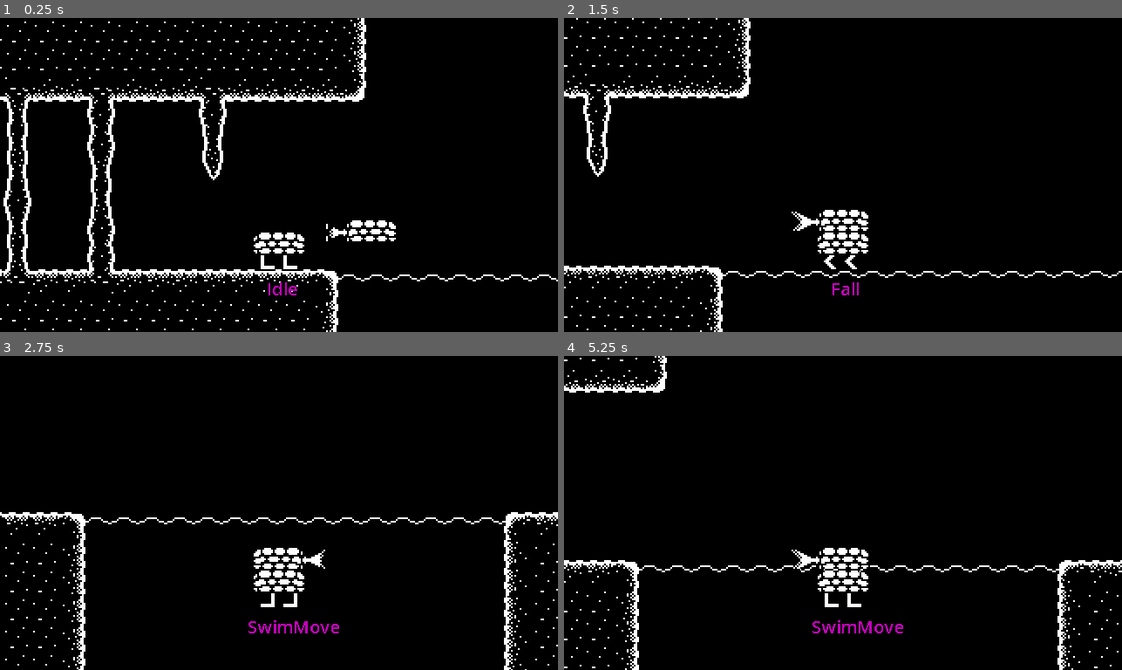
Above: before the commit, frames 1-4 (two rows, left to right).
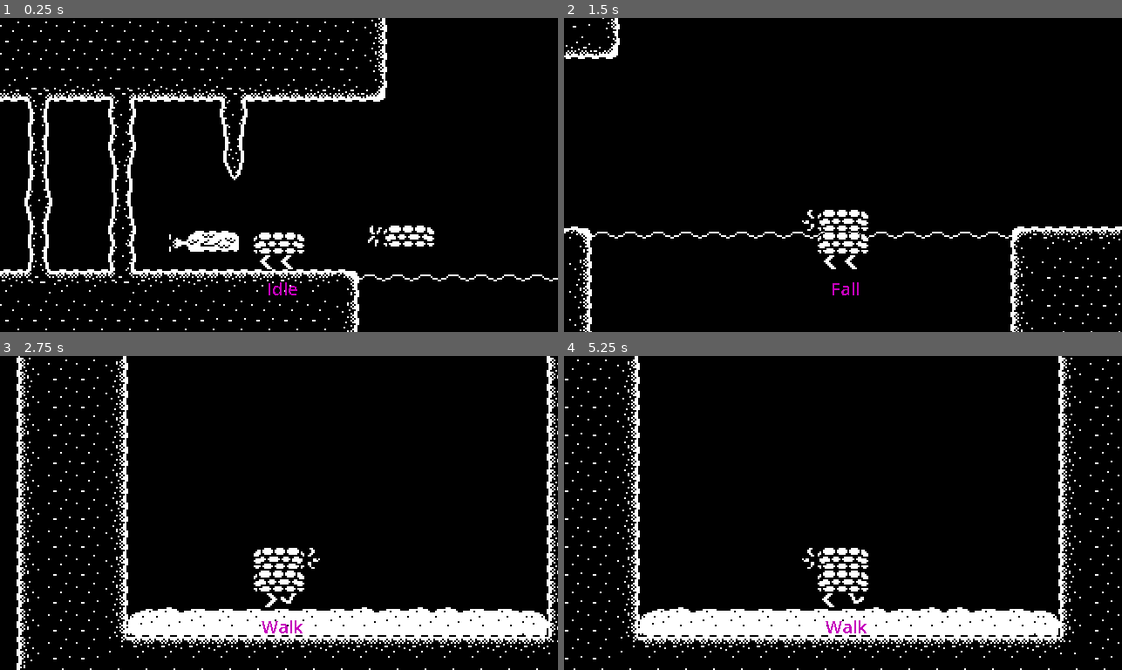
Above: after the commit, the same moments.

Repository: EricElMagenta/TowerSquared
Game: Godot game, scene res://world/sea_tower/sea_tower_1.tscn
Two runs of this game, one before a commit and one after it. Both use one fixed random seed, a clock stepped at 60 frames per second and the inputs below.
Inputs (mouse positions are in pixels of both pictures, inside the frame that each line leads up to):
- Up to frame 1 (0.25 s): no input
- Up to frame 2 (1.5 s): move the mouse to (965, 159) at 0.52 s; hold D (right) from 0.53 s (still down); tap F (action) at 0.6, 1.35 s; tap Space (jump) at 0.77, 1.07 s; move the mouse to (731, 190) at 1.27 s
- Up to frame 3 (2.75 s): tap Space (jump) at 1.52, 1.82 s; move the mouse to (334, 443) at 2.02 s; release D (right) at 2.03 s; hold A (left) from 2.03 s (still down); hold Tab (change_language) from 2.03 s (still down); tap F (action) at 2.3 s
- Up to frame 4 (5.25 s): move the mouse to (815, 575) at 2.77 s; release A (left) at 2.78 s; release Tab (change_language) at 2.78 s; hold D (right) 2.78-4.28 s; click (815, 575) at 2.85 s; tap Space (jump) at 3.02, 3.32, 3.77, 4.07, 4.52, 4.82 s; tap F (action) at 3.05, 3.8, 4.35, 5.1 s; move the mouse to (1010, 560) at 3.52 s; right-click (1010, 560) at 3.6 s; move the mouse to (675, 465) at 4.27 s; hold A (left) 4.28-5.03 s; move the mouse to (870, 513) at 5.02 s; hold D (right) from 5.03 s (still down)

The runs differ from the first frame. In frame 1, 8.9% of the frame differs, in the area x 0-100%, y 0-100%; in frame 2, 4.4%; in frame 3, 12%; in frame 4, 11%.

Commit message:
Agregado el piso con hélice para la propulsión en el agua. Agregada barra para ver cuánto se carga. Cambiados los sprites del piso pez

Diff:
--- a/entities/player/floors/player_propeller_floor.gd
+++ b/entities/player/floors/player_propeller_floor.gd
@@ -2,8 +2,26 @@
 
 func _ready():
 	player.change_direction.connect(change_direction)
+	player.charge_propeller.connect(activate_propeller)
+	player.release_propeller.connect(release_propeller)
 
 func change_direction():
 	if scale.x != player.dir:
 		position.x -= 9 * player.dir
 		scale.x = player.dir
+
+func release_propeller():
+	$AnimatedSprite2D.play("idle")
+	player.remote_transform_2d.set_update_position(true)
+
+# ACTIVA EL PROPULSOR (MIENTRAS MÁS SE CARGA, MÁS RÁPIDO AL SOLTAR)
+func activate_propeller() -> void:
+	var charge_bar = get_tree().get_first_node_in_group("charge_bar")
+	charge_bar.fill_charge_bar(player.player_data.impulse / 10)
+
+	player.remote_transform_2d.set_update_position(false)
+	$AnimatedSprite2D.play("charge")
+	player.charge_shake()
+	player.velocity.y = 0
+	player.player_data.impulse += (20 * player.dir)
+	player.player_data.impulse = clamp(player.player_data.impulse, -player.player_data.max_propeller_impulse, player.player_data.max_propeller_impulse)
--- a/entities/player/floors/player_propeller_floor.tscn
+++ b/entities/player/floors/player_propeller_floor.tscn
@@ -1,7 +1,20 @@
-[gd_scene load_steps=6 format=3 uid="uid://cr5q2lse4485l"]
+[gd_scene load_steps=10 format=3 uid="uid://cr5q2lse4485l"]
 
 [ext_resource type="Script" path="res://entities/player/floors/player_propeller_floor.gd" id="1_wwdkj"]
+[ext_resource type="Texture2D" uid="uid://bccqrewr2p52j" path="res://assets/player/propeller_floor-Sheet.png" id="2_dfffj"]
 [ext_resource type="Texture2D" uid="uid://dtqutiuvupiu6" path="res://assets/power-ups/propeller_floor.png" id="2_yooy6"]
+
+[sub_resource type="AtlasTexture" id="AtlasTexture_y01ox"]
+atlas = ExtResource("2_dfffj")
+region = Rect2(0, 0, 40, 14)
+
+[sub_resource type="AtlasTexture" id="AtlasTexture_hv8rn"]
+atlas = ExtResource("2_dfffj")
+region = Rect2(40, 0, 40, 14)
+
+[sub_resource type="AtlasTexture" id="AtlasTexture_okq2b"]
+atlas = ExtResource("2_dfffj")
+region = Rect2(80, 0, 40, 14)
 
 [sub_resource type="AtlasTexture" id="AtlasTexture_llmn1"]
 atlas = ExtResource("2_yooy6")
@@ -9,6 +22,20 @@
 
 [sub_resource type="SpriteFrames" id="SpriteFrames_481ot"]
 animations = [{
+"frames": [{
+"duration": 1.0,
+"texture": SubResource("AtlasTexture_y01ox")
+}, {
+"duration": 1.0,
+"texture": SubResource("AtlasTexture_hv8rn")
+}, {
+"duration": 1.0,
+"texture": SubResource("AtlasTexture_okq2b")
+}],
+"loop": true,
+"name": &"charge",
+"speed": 24.0
+}, {
 "frames": [{
 "duration": 1.0,
 "texture": SubResource("AtlasTexture_llmn1")
@@ -28,7 +55,9 @@
 
 [node name="AnimatedSprite2D" type="AnimatedSprite2D" parent="."]
 sprite_frames = SubResource("SpriteFrames_481ot")
-animation = &"idle"
+animation = &"charge"
+frame = 2
+frame_progress = 0.327975
 
 [node name="CollisionShape2D" type="CollisionShape2D" parent="."]
 position = Vector2(5, 0)
--- a/entities/player/player.gd
+++ b/entities/player/player.gd
@@ -5,6 +5,8 @@
 signal health_changed
 signal change_direction
 signal shoot_fireball
+signal charge_propeller
+signal release_propeller
 signal flapping
 signal action
 signal stop_action
@@ -22,6 +24,9 @@
 @onready var immunity_timer = $ImmunityTimer
 @onready var dialogue_area = $DialogueArea
 @onready var talk_prompt = $TalkPrompt
+@onready var remote_transform_2d = $RemoteTransform2D
+
+@onready var charge_bar = load("res://ui/floor_related/propeller_charge_bar.tscn")
 
 
 # VARIABLES DEL JUGADOR (POWER UP Y WEÁS)
@@ -32,6 +37,7 @@
 var has_mouth = false
 var has_arms = false
 var can_swim = false
+var has_propeller = false
 var dir = 1
 var damage_blink = false
 var knockback = Vector2.ZERO
@@ -75,7 +81,7 @@
 	if not is_on_floor(): velocity.y += player_data.gravity * delta
 
 	input_vector = get_direction()
-	velocity = Vector2(input_vector[0] * player_data.move_speed, velocity.y)
+	velocity = Vector2(input_vector[0] * player_data.move_speed + player_data.impulse, velocity.y)
 	move_and_slide()
 	return input_vector
 
@@ -118,6 +124,7 @@
 	if new_floor_type.to_lower() == "player_mouth_floor": has_mouth = true
 	if new_floor_type.to_lower() == "player_arm_floor": has_arms = true
 	if new_floor_type.to_lower() == "player_fish_floor": can_swim = true
+	if new_floor_type.to_lower() == "player_propeller_floor": has_propeller = true
 
 # GESTIONA LAS ANIMACIONES DEL JUGADOR
 func player_animations(current_animation:String) -> void:
@@ -158,6 +165,11 @@
 	await get_tree().create_timer(1).timeout
 	GameManager.restart_scene()
 
+
+func handle_earth_impulse() -> void:
+	if is_on_floor(): player_data.impulse -= player_data.friction * sign(player_data.impulse)
+	if player_data.impulse > -100 && player_data.impulse < 100: player_data.impulse = 0
+
 ##################################### NADAR ###############################
 # VELOCIDAD DE NADO
 func move_in_water(delta) -> Vector2:
@@ -165,7 +177,7 @@
 	input_vector = get_direction()
 
 	# Cambiar velocidad de nado según cantidad de colas y si se mantienen oprimidas las flechas de arriba o abajo
-	velocity = Vector2(input_vector[0] * player_data.swim_speed * floor_manager.floor_count_data.fish_floor_count,
+	velocity = Vector2(input_vector[0] * player_data.swim_speed * floor_manager.floor_count_data.fish_floor_count + player_data.impulse,
 	min(velocity.y, player_data.sink_speed))
 
 	move_and_slide()
@@ -176,6 +188,20 @@
 
 func swim_up() -> void:
 	velocity.y = player_data.swim_up_force
+
+func charge_shake() -> void:
+	position.y += 1.5
+	await get_tree().create_timer(0.01).timeout
+	position.y -= 1.5
+
+func show_charge_bar():
+	var charge_bar_instance = charge_bar.instantiate()
+	charge_bar_instance.position += Vector2(-40 * dir,-25)
+	add_child(charge_bar_instance)
+
+func delete_charge_bar():
+	var charge_bar_to_delete = get_tree().get_first_node_in_group("charge_bar")
+	charge_bar_to_delete.delete_charge_bar()
 
 #func move_in_water() -> Vector2:
 	#input_vector = get_direction()
--- a/entities/player/player.tscn
+++ b/entities/player/player.tscn
@@ -22,6 +22,8 @@
 [ext_resource type="PackedScene" uid="uid://cg73ce71qhivk" path="res://ui/text_box/talk_prompt.tscn" id="18_r1dyh"]
 [ext_resource type="Script" path="res://states/swim_idle.gd" id="19_207n2"]
 [ext_resource type="Script" path="res://states/swim_move.gd" id="21_3b456"]
+[ext_resource type="Script" path="res://states/charge.gd" id="21_wwp7e"]
+[ext_resource type="Script" path="res://states/charge_release.gd" id="22_oj400"]
 [ext_resource type="Resource" uid="uid://bd8yj7m2reygk" path="res://entities/player/player_resources/floor_count_data.tres" id="23_c7rcm"]
 
 [sub_resource type="AtlasTexture" id="AtlasTexture_j21rn"]
@@ -173,6 +175,12 @@
 [node name="SwimMove" type="Node" parent="StateMachine"]
 script = ExtResource("21_3b456")
 
+[node name="Charge" type="Node" parent="StateMachine"]
+script = ExtResource("21_wwp7e")
+
+[node name="ChargeRelease" type="Node" parent="StateMachine"]
+script = ExtResource("22_oj400")
+
 [node name="FloorManager" type="Node2D" parent="."]
 script = ExtResource("9_ns01a")
 floor_count_data = ExtResource("23_c7rcm")
--- a/entities/player/player_resources/player_data.gd
+++ b/entities/player/player_resources/player_data.gd
@@ -7,7 +7,7 @@
 @export var air_jump_force = -300
 @export var gravity = 980
 @export var accel = 100
-@export var friction = 100
+@export var friction = 10
 @export var arm_strength = 0
 @export var push_force = 100
 @export var knockback_force = Vector2(40, -300)
@@ -20,3 +20,5 @@
 @export var sink_speed = 80
 @export var fall_in_water_down_hold = 500
 @export var swim_up_force = -80.0
+@export var impulse = 0
+@export var max_propeller_impulse = 1000
--- a/entities/power-up/floor_propeller_item.gd
+++ b/entities/power-up/floor_propeller_item.gd
@@ -4,6 +4,8 @@
 
 var floor_type = "player_propeller_floor"
 
+func _ready():
+	$AnimatedSprite2D.play("charge")
 
 func _on_body_entered(body):
 	if body is Player:
--- a/entities/power-up/floor_propeller_item.tscn
+++ b/entities/power-up/floor_propeller_item.tscn
@@ -1,7 +1,20 @@
-[gd_scene load_steps=6 format=3 uid="uid://dwlel8jemp12v"]
+[gd_scene load_steps=10 format=3 uid="uid://dwlel8jemp12v"]
 
 [ext_resource type="Script" path="res://entities/power-up/floor_propeller_item.gd" id="1_2m3bu"]
 [ext_resource type="Texture2D" uid="uid://dtqutiuvupiu6" path="res://assets/power-ups/propeller_floor.png" id="2_esv7v"]
+[ext_resource type="Texture2D" uid="uid://bccqrewr2p52j" path="res://assets/player/propeller_floor-Sheet.png" id="2_ka6s3"]
+
+[sub_resource type="AtlasTexture" id="AtlasTexture_rqtjh"]
+atlas = ExtResource("2_ka6s3")
+region = Rect2(0, 0, 40, 14)
+
+[sub_resource type="AtlasTexture" id="AtlasTexture_457lb"]
+atlas = ExtResource("2_ka6s3")
+region = Rect2(40, 0, 40, 14)
+
+[sub_resource type="AtlasTexture" id="AtlasTexture_gp8pn"]
+atlas = ExtResource("2_ka6s3")
+region = Rect2(80, 0, 40, 14)
 
 [sub_resource type="AtlasTexture" id="AtlasTexture_djg5k"]
 atlas = ExtResource("2_esv7v")
@@ -9,6 +22,20 @@
 
 [sub_resource type="SpriteFrames" id="SpriteFrames_eogsr"]
 animations = [{
+"frames": [{
+"duration": 1.0,
+"texture": SubResource("AtlasTexture_rqtjh")
+}, {
+"duration": 1.0,
+"texture": SubResource("AtlasTexture_457lb")
+}, {
+"duration": 1.0,
+"texture": SubResource("AtlasTexture_gp8pn")
+}],
+"loop": true,
+"name": &"charge",
+"speed": 24.0
+}, {
 "frames": [{
 "duration": 1.0,
 "texture": SubResource("AtlasTexture_djg5k")
@@ -28,7 +55,8 @@
 
 [node name="AnimatedSprite2D" type="AnimatedSprite2D" parent="."]
 sprite_frames = SubResource("SpriteFrames_eogsr")
-animation = &"idle"
+animation = &"charge"
+frame_progress = 0.717307
 
 [node name="CollisionShape2D" type="CollisionShape2D" parent="."]
 position = Vector2(3.5, 0)
--- /dev/null
+++ b/states/charge.gd
@@ -0,0 +1,17 @@
+extends State
+class_name Charge
+
+func Enter():
+	parent.player_data.impulse = 0
+	parent.show_charge_bar()
+
+func Physics_Update(delta:float):
+	parent.charge_propeller.emit()
+
+	parent.player_animations("Fall")
+
+	if Input.is_action_just_released(parent.actions.action): state_transition.emit(self, "SwimIdle")
+
+func Exit():
+	parent.release_propeller.emit()
+	parent.delete_charge_bar()
--- /dev/null
+++ b/states/charge_release.gd
@@ -0,0 +1,21 @@
+extends State
+class_name ChargeRelease
+
+func Enter():
+	pass
+	#parent.player_data.impulse = 0
+
+func Physics_Update(delta:float):
+	parent.player_animations("Fall")
+	parent.player_data.impulse -= 10 * sign(parent.player_data.impulse)
+
+
+
+	# MOVERSE EN EL AGUA
+	var direction = parent.move_in_water(delta)
+
+	if parent.player_data.impulse > -700 && parent.player_data.impulse < 700:
+		state_transition.emit(self, "SwimIdle")
+
+func Exit():
+	pass
--- a/states/idle.gd
+++ b/states/idle.gd
@@ -22,6 +22,9 @@
 
 	# Cambio de estado al empezar a caer
 	if parent.velocity.y > 0: state_transition.emit(self, "Fall")
+
+	# DISMINUYE EL IMPULSO EN TIERRA
+	parent.handle_earth_impulse()
 
 	###################### HABILIDADES ################################
 	# SWAP DE PISOS
--- a/states/swim_idle.gd
+++ b/states/swim_idle.gd
@@ -5,6 +5,11 @@
 	pass
 
 func Physics_Update(delta:float):
+
+	# DISMINUYE EL IMPULSO EN EL AGUA
+	if parent.is_on_wall(): parent.player_data.impulse = 0
+	parent.player_data.impulse -= 10 * sign(parent.player_data.impulse)
+
 	parent.player_animations("Fall")
 
 	# MOVERSE EN EL AGUA
@@ -25,5 +30,8 @@
 	if Input.is_action_just_pressed(parent.actions.swap_up): parent.swap_floors("up")
 	if Input.is_action_just_pressed(parent.actions.swap_down): parent.swap_floors("down")
 
+	# CARGAR PROPULSOR
+	if Input.is_action_pressed(parent.actions.action) && parent.has_propeller: state_transition.emit(self, "Charge")
+
 func Exit():
 	pass
--- a/states/swim_move.gd
+++ b/states/swim_move.gd
@@ -5,6 +5,11 @@
 	pass
 
 func Physics_Update(delta:float):
+
+	# DISMINUYE EL IMPULSO EN EL AGUA
+	if parent.is_on_wall(): parent.player_data.impulse = 0
+	parent.player_data.impulse -= 10 * sign(parent.player_data.impulse)
+
 	parent.player_animations("swim")
 
 	# MOVERSE EN EL AGUA
@@ -25,6 +30,9 @@
 	if Input.is_action_just_pressed(parent.actions.swap_up): parent.swap_floors("up")
 	if Input.is_action_just_pressed(parent.actions.swap_down): parent.swap_floors("down")
 
+	# CARGAR PROPULSOR
+	if Input.is_action_pressed(parent.actions.action) && parent.has_propeller: state_transition.emit(self, "Charge")
+
 
 func Exit():
 	pass
--- a/states/walk.gd
+++ b/states/walk.gd
@@ -22,6 +22,9 @@
 
 	# Cambio de estado al empezar a caer
 	if parent.velocity.y > 0: state_transition.emit(self, "Fall")
+
+	# DISMINUYE EL IMPULSO EN TIERRA
+	parent.handle_earth_impulse()
 
 	###################### HABILIDADES ################################
 	# SWAP DE PISOS
--- /dev/null
+++ b/ui/floor_related/propeller_charge_bar.gd
@@ -0,0 +1,7 @@
+extends Node2D
+
+func fill_charge_bar(progress:int):
+	$PropellerChargeBar.value = abs(progress)
+
+func delete_charge_bar():
+	queue_free()
--- /dev/null
+++ b/ui/floor_related/propeller_charge_bar.tscn
@@ -0,0 +1,26 @@
+[gd_scene load_steps=5 format=3 uid="uid://ct6kpwdwov4ir"]
+
+[ext_resource type="Texture2D" uid="uid://p6skgcx2qaym" path="res://assets/UI/propeller_charge_bar.png" id="1_c47fi"]
+[ext_resource type="Texture2D" uid="uid://dni5hvab0gt2j" path="res://assets/UI/propeller_charge_bar_empty.png" id="1_matme"]
+[ext_resource type="Script" path="res://ui/floor_related/propeller_charge_bar.gd" id="1_v70qb"]
+[ext_resource type="Texture2D" uid="uid://b5v02ys3tt7hb" path="res://assets/UI/propeller_charge_bar_full.png" id="2_wrnc6"]
+
+[node name="PropellerChargeBar" type="Node2D" groups=["charge_bar"]]
+process_mode = 1
+script = ExtResource("1_v70qb")
+metadata/_edit_group_ = true
+
+[node name="Sprite2D" type="Sprite2D" parent="."]
+position = Vector2(0.499999, 0.500001)
+scale = Vector2(1, 1)
+texture = ExtResource("1_c47fi")
+
+[node name="PropellerChargeBar" type="TextureProgressBar" parent="."]
+offset_left = -2.0
+offset_top = -13.0
+offset_right = 3.0
+offset_bottom = 15.0
+value = 12.0
+fill_mode = 3
+texture_under = ExtResource("1_matme")
+texture_progress = ExtResource("2_wrnc6")
--- a/world/sea_tower/sea_tower_1.tscn
+++ b/world/sea_tower/sea_tower_1.tscn
@@ -6,10 +6,11 @@
 [ext_resource type="PackedScene" uid="uid://2av4vqqnrrpg" path="res://world/sea_tower/sea_tower_tilemap_foreground.tscn" id="4_jebys"]
 [ext_resource type="PackedScene" uid="uid://d2y32x8qrwrp8" path="res://entities/power-up/floor_normal_item.tscn" id="4_vlry3"]
 [ext_resource type="PackedScene" uid="uid://di5fmk4ynuowm" path="res://world/misc/water_area.tscn" id="5_l5rxf"]
+[ext_resource type="PackedScene" uid="uid://dwlel8jemp12v" path="res://entities/power-up/floor_propeller_item.tscn" id="7_vxopx"]
 [ext_resource type="PackedScene" uid="uid://cbsdbbg6qtqms" path="res://entities/power-up/floor_fish_item.tscn" id="10_yhucb"]
 
 [sub_resource type="RectangleShape2D" id="RectangleShape2D_xx2ri"]
-size = Vector2(253, 247)
+size = Vector2(257, 331)
 
 [node name="SeaTower1" type="Node2D"]
 position = Vector2(1, 0)
@@ -22,7 +23,7 @@
 tile_map_data = PackedByteArray("AAAHAAUAAgACAAYAAAAHAAQAAgAAAAkAAAAHAAMAAgACAAYAAAAHAAIAAgACAAUAAAAGAAUAAgABAAYAAAAGAA …(5760 unchanged characters)…
 
 [node name="Player" parent="." instance=ExtResource("3_awqpp")]
-position = Vector2(94, 3)
+position = Vector2(82, -4)
 metadata/_edit_group_ = true
 
 [node name="RemoteTransform2D" type="RemoteTransform2D" parent="Player"]
@@ -31,19 +32,22 @@
 [node name="FloorNormalItem" parent="Player" instance=ExtResource("4_vlry3")]
 
 [node name="Camera2D" type="Camera2D" parent="."]
-position = Vector2(94, 3)
+position = Vector2(82, -4)
 offset = Vector2(0, -50)
 
 [node name="TileMapLayerForeground" parent="." instance=ExtResource("4_jebys")]
 tile_map_data = PackedByteArray("AAD8/wEAAgACAAIAAAD8/wAAAgACAAIAAAD8////AgAAAAEAAAD8//7/AgAEAAEAAAD8//3/AgAAAAIAAAD8// …(240 unchanged characters)…
-
-[node name="FloorFishItem8" parent="." instance=ExtResource("10_yhucb")]
-position = Vector2(139, 10)
 
 [node name="WaterArea" parent="." instance=ExtResource("5_l5rxf")]
 position = Vector2(266, 160)
 metadata/_edit_group_ = true
 
 [node name="CollisionShape2D" type="CollisionShape2D" parent="WaterArea"]
-position = Vector2(-12.5, -0.5)
+position = Vector2(-14.5, -42.5)
 shape = SubResource("RectangleShape2D_xx2ri")
+
+[node name="FloorPropellerItem" parent="." instance=ExtResource("7_vxopx")]
+position = Vector2(152, 13)
+
+[node name="FloorFishItem" parent="." instance=ExtResource("10_yhucb")]
+position = Vector2(37, 16)
Binary file added: assets/UI/propeller_charge_bar.png
Not shown, added: assets/UI/propeller_charge_bar.png.import
Binary file added: assets/UI/propeller_charge_bar_empty.png
Not shown, added: assets/UI/propeller_charge_bar_empty.png.import
Binary file added: assets/UI/propeller_charge_bar_full.png
Not shown, added: assets/UI/propeller_charge_bar_full.png.import
Binary file changed: assets/player/fish_tail_floor-Sheet.png
Binary file added: assets/player/propeller_floor-Sheet.png
Not shown, added: assets/player/propeller_floor-Sheet.png.import
Binary file changed: assets/power-ups/fish_tail_floor.png
Binary file added: assets/power-ups/propeller_floor.aseprite
Not shown: 1 places in entities/player/player.tscn that only renumber resources
(and 1 more such lines)
